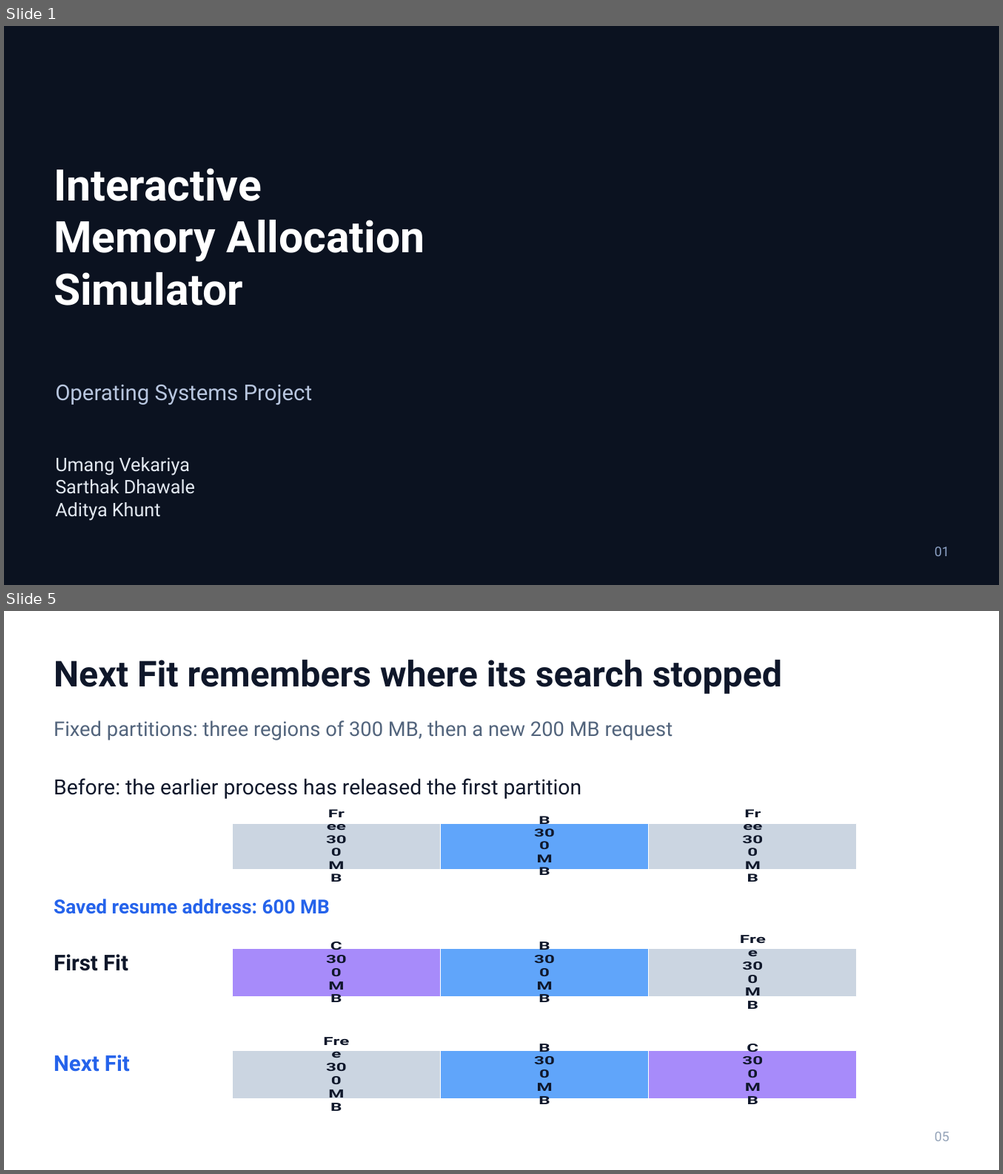
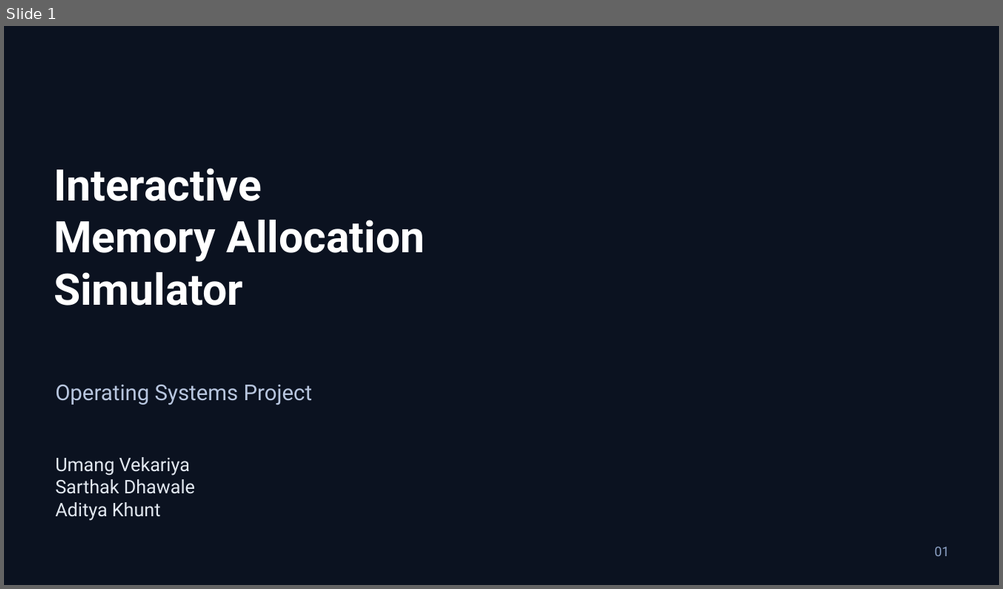
Before and after one commit to Umang-Vekariya/interactive-memory-allocation-simulator, a slide deck: docs/presentation/Interactive-Memory-Allocation-Simulator.pptx. Shown one above the other, each under a label of ours: slides 1 and 5 before the commit, slide 1 after it; the slides between them are not shown. The pictures are 1003x1174 and 1003x589 pixels, drawn with LibreOffice and Linux fonts; fonts in the diff are those of the drawing; background and template pictures are left out. Boxes give left, top, right and bottom in pixels: in the first picture for what was removed or moved away, otherwise in the second. Text is boxed around its words. In the diff, an @@ line names an element or a change of style, - is before the commit and + after.

```diff
--- a/docs/presentation/Interactive-Memory-Allocation-Simulator.pptx
+++ b/docs/presentation/Interactive-Memory-Allocation-Simulator.pptx
@@ slide 5 removed at box(4, 611, 999, 1170), background #FFFFFF @@
@@ text removed at box(54, 659, 782, 694) @@
-Next Fit remembers where its search stopped
@@ text removed at box(54, 721, 673, 741) @@
-Fixed partitions: three regions of 300 MB, then a new 200 MB request
@@ text removed at box(54, 778, 582, 799) @@
-Before: the earlier process has released the first partition
@@ bar stacked chart removed at box(217, 808, 940, 886) @@
-categories: 1
-Free: 300
-B: 300
-Free: 300
@@ text removed at box(54, 899, 330, 914) @@
-Saved resume address: 600 MB
@@ bar stacked chart removed at box(217, 934, 940, 1012) @@
-categories: 1
-C: 300
-B: 300
-Free: 300
@@ text removed at box(54, 954, 128, 971) @@
-First Fit
@@ bar stacked chart removed at box(217, 1036, 940, 1115) @@
-categories: 1
-Free: 300
-B: 300
-C: 300
@@ text removed at box(54, 1055, 130, 1072) @@
-Next Fit
@@ text removed at box(934, 1132, 949, 1142) @@
-05
```
Also in this commit, not shown: 5 slides changed, 8 slides added, 11 other slides removed, 1 other file.
